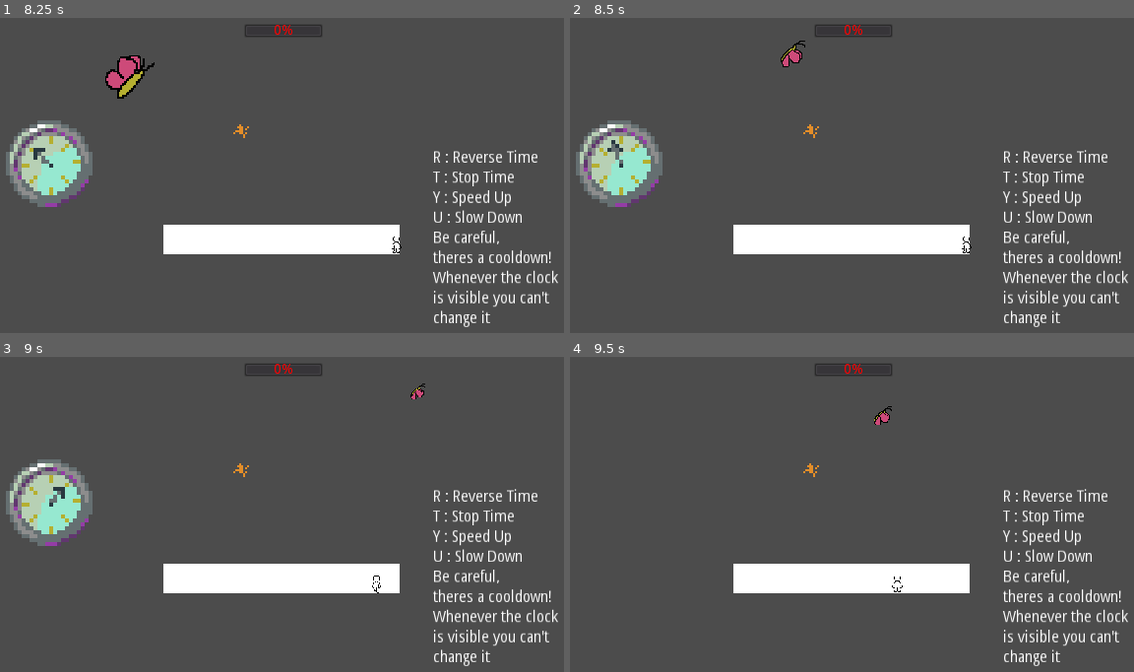
Above: before the commit, frames 1-4 (two rows, left to right).
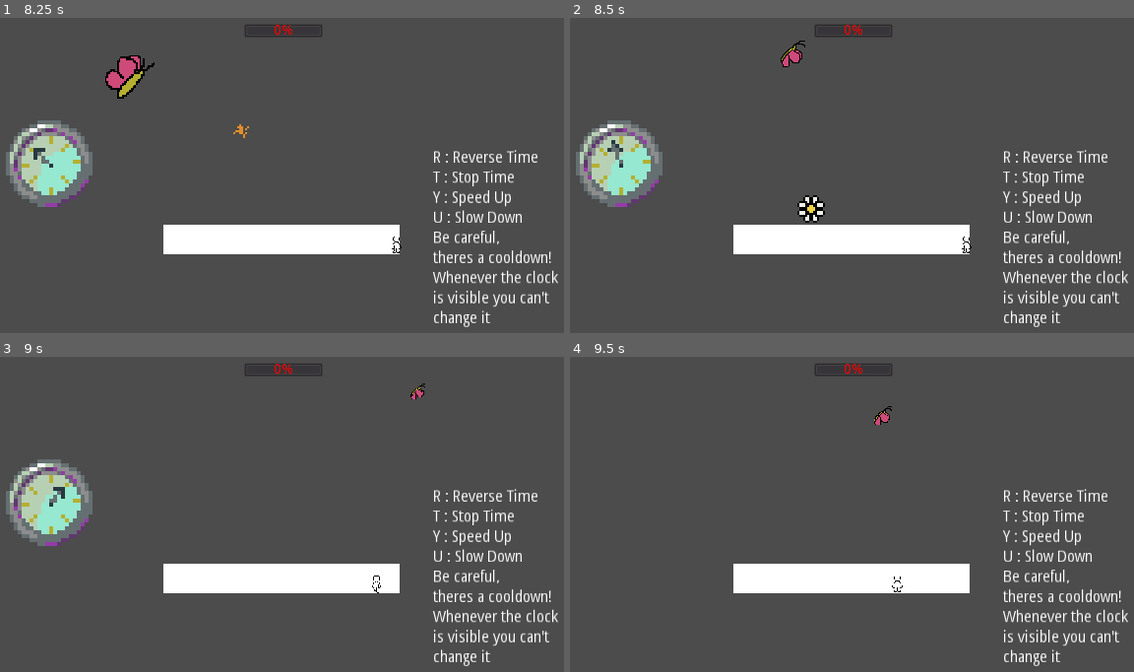
Above: after the commit, the same moments.

Repository: andersAsch0/Island-Game
Game: Godot game, scene res://scenes/BattleMode.tscn
Two runs of this game, one before a commit and one after it. Both use one fixed random seed, a clock stepped at 60 frames per second and the inputs below. This scene is started directly instead of the project's main scene. Sound files missing from this copy of the repository are replaced by a short silence.
Inputs:
- Up to frame 1 (8.25 s): tap Enter (ui_accept) at 0.5, 0.77, 1.52, 2.75, 3.02, 3.5, 3.77, 4.52, 5, 6.02, 6.5, 6.77, 7.52 s; hold Space (dash) 0.53-1.28 s; hold Y (speedUpTime) 0.53-2.03 s; tap F (enter_fight) at 1.35, 5.85 s; hold T (stopTime) 2.03-2.78 s; hold Left (ui_left) 2.03-3.53 s; tap Space (dash) at 2.85, 7.35 s; hold R (reverseTime) 3.53-4.28 s; hold F (enter_fight) 3.53-4.28 s; hold Right (ui_right) 4.28-5.03 s; tap T (stopTime) at 4.35 s; hold Y (speedUpTime) 5.03-5.78 s; hold Space (dash) 5.03-5.78 s; hold Right (ui_right) 5.78-8.03 s; hold T (stopTime) 6.53-7.28 s; hold R (reverseTime) from 8.03 s (still down); hold F (enter_fight) from 8.03 s (still down)
- Up to frame 2 (8.5 s): keep holding R (reverseTime); keep holding F (enter_fight)
- Up to frame 3 (9 s): release R (reverseTime) at 8.78 s; release F (enter_fight) at 8.78 s; hold Left (ui_left) from 8.78 s (still down); tap T (stopTime) at 8.85 s
- Up to frame 4 (9.5 s): keep holding Left (ui_left); tap Enter (ui_accept) at 9.02 s

Frame 1 is identical in both runs. In frame 2, 0.4% of the frame differs, in the area x 40-46%, y 33-65%; in frame 3, less than 0.1%; in frame 4, less than 0.1%.
Error after the commit: Attempt to call function 'play' in base 'null instance' on a null instance. (res://scripts/battleMode/BattleMode.gd:113)

Commit message:
added battle music and reverse music
battle music loops, and switches to reverse when time is so

Diff:
--- a/scenes/BattleMode.tscn
+++ b/scenes/BattleMode.tscn
@@ -1,9 +1,11 @@
-[gd_scene load_steps=21 format=2]
+[gd_scene load_steps=23 format=2]
 
 [ext_resource path="res://scenes/BattleModePlayer.tscn" type="PackedScene" id=1]
 [ext_resource path="res://scripts/battleMode/BattleMode.gd" type="Script" id=2]
 [ext_resource path="res://scenes/BattleModeEnemy.tscn" type="PackedScene" id=3]
 [ext_resource path="res://art/clock.png" type="Texture" id=4]
+[ext_resource path="res://audio/IslandFight.wav" type="AudioStream" id=5]
+[ext_resource path="res://audio/IslandFightReverse.wav" type="AudioStream" id=6]
 
 [sub_resource type="AtlasTexture" id=16]
 atlas = ExtResource( 4 )
@@ -147,5 +149,14 @@
 frames = SubResource( 31 )
 animation = "forward"
 
+[node name="normalMusicLoop" type="AudioStreamPlayer" parent="."]
+stream = ExtResource( 5 )
+
+[node name="reverseMusicLoop" type="AudioStreamPlayer" parent="."]
+stream = ExtResource( 6 )
+stream_paused = true
+
 [connection signal="timeout" from="AbilityCoolDownTimer" to="." method="_on_AbilityCoolDownTimer_timeout"]
 [connection signal="pressed" from="VictoryButton" to="." method="_on_VictoryButton_pressed"]
+[connection signal="finished" from="normalMusicLoop" to="." method="_on_normalMusicLoop_finished"]
+[connection signal="finished" from="reverseMusicLoop" to="." method="_on_reverseAudioLoop_finished"]
--- a/scripts/battleMode/BattleMode.gd
+++ b/scripts/battleMode/BattleMode.gd
@@ -20,6 +20,8 @@
 
 
 func _ready(): #this script sets up enemy, approach() function will handle the rest
+	$normalMusicLoop.play()
+	$reverseMusicLoop.play()
 	enemy = enemyScene.instance()
 	enemy.position = $enemySpawnLocation.position
 	enemy.visible = false
@@ -29,7 +31,6 @@
 	# enemy.connect("startFight", self, "_on_BattleModeEnemy_startFight")
 	# get the bullet from the enemy so we can spawn it
 	enemyBulletScene = enemy.bulletScene
-
 
 var timerCount = 0
 func _process(delta):
@@ -61,6 +62,8 @@
 
 func reverseTime():
 	Global.set_timeMultiplier(-1)
+	$normalMusicLoop.stream_paused = Global.currCombatTimeMultiplier < 0
+	$reverseMusicLoop.stream_paused = not Global.currCombatTimeMultiplier < 0
 	$AbilityCoolDownTimer.start()
 	currTimeJuice -= timeJuiceCost
 
@@ -100,3 +103,11 @@
 	$VictoryButton.disabled = false
 func _on_VictoryButton_pressed():
 	var _PTS = get_tree().change_scene(overWorldPath)
+
+
+
+
+func _on_normalMusicLoop_finished():
+	$normalMusicLoop.play(0)
+func _on_reverseAudioLoop_finished():
+	$reverseAudioLoop.play(0)
--- a/scripts/battleMode/Bullet.gd
+++ b/scripts/battleMode/Bullet.gd
@@ -16,7 +16,6 @@
 var currState
 
 func _ready():
-	set_process(false) #dont move
 	$AnimatedSprite.play("warning")
 	currState = WARNING
 
@@ -25,9 +24,8 @@
 		warningCount += delta * Global.currCombatTimeMultiplier * (Global.timeIsNotStopped as int)
 		if warningCount < 0:
 			queue_free()
-		elif warningCount <= warningAnimationTime:
+		elif warningCount >= warningAnimationTime:
 			currState = MOVING
-			set_process(true)
 			$AnimatedSprite.play("default")
 	else:
 		position += velocity.rotated(angle) * speed * delta * Global.currCombatTimeMultiplier * (Global.timeIsNotStopped as int)
